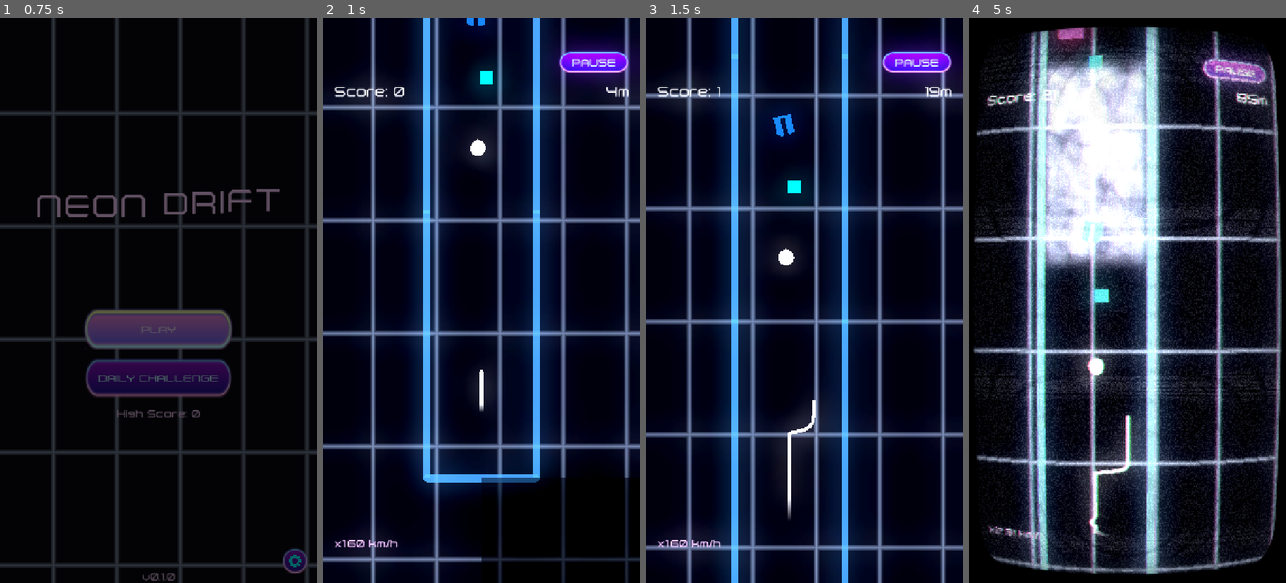
Above: before the commit, frames 1-4 (left to right).
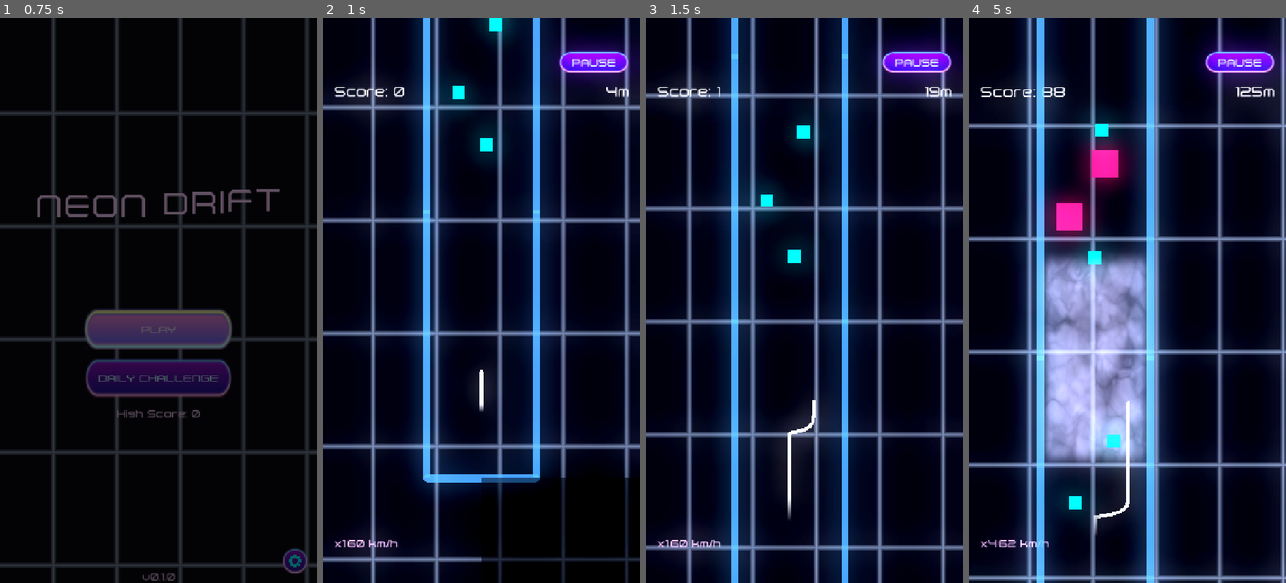
Above: after the commit, the same moments.

Repository: topher235/neon-drifter
Game: Godot game, scene res://scenes/main/main.tscn
Two runs of this game, one before a commit and one after it. Both use one fixed random seed, a clock stepped at 60 frames per second and the inputs below.
Inputs (mouse positions are in pixels of both pictures, inside the frame that each line leads up to):
- Up to frame 1 (0.75 s): click "PLAY" at 0.5 s
- Up to frame 2 (1 s): no input
- Up to frame 3 (1.5 s): tap Enter (ui_accept) at 1.25 s; move the mouse to (874, 272) at 1.27 s; press the mouse at (874, 272) at 1.28 s
- Up to frame 4 (5 s): tap Enter (ui_accept) at 1.52, 2.27, 3.77, 4.52 s; move the mouse to (1064, 328) at 2.02 s; release the mouse at (1064, 328) at 2.03 s; click (1064, 328) at 2.1 s; move the mouse to (1159, 176) at 2.77 s; press the mouse at (1159, 176) at 2.78 s; move the mouse to (1111, 413) at 3.52 s; release the mouse at (1111, 413) at 3.53 s; click (1111, 413) at 3.6 s; move the mouse to (1222, 385) at 4.27 s; press the mouse at (1222, 385) at 4.28 s

Frame 1 is identical in both runs. In frame 2, 1.1% of the frame differs, in the area x 38-61%, y 0-26%; in frame 3, 1.2%; in frame 4, 56%, in the area x 0-100%, y 0-100%.

Commit message:
Address critical issues in procedural generation

Diff:
--- a/scripts/generation/segment_library.gd
+++ b/scripts/generation/segment_library.gd
@@ -51,9 +51,9 @@
 
     # Just collectibles, no obstacles
     seg.collectibles = [
-        {"type": "orb", "position": Vector2(0, 300), "value": 10},
-        {"type": "magnet", "position": Vector2(0, 450), "duration": 5.0},
-        {"type": "stopwatch", "position": Vector2(0, 150), "duration": 5.0, "slow_factor": 0.5}
+        {"type": "orb", "position": Vector2(0, 150), "value": 10},
+        {"type": "orb", "position": Vector2(-40, 300), "value": 10},
+        {"type": "orb", "position": Vector2(40, 450), "value": 10}
     ] as Array[Dictionary]
 
     return seg
@@ -258,7 +258,7 @@
     seg.collectibles = [
         {"type": "orb", "position": Vector2(-50, 350), "value": 15},
         {"type": "orb", "position": Vector2(50, 650), "value": 15},
-        {"type": "speed_boost", "position": Vector2(0, 850), "value": 0}
+        {"type": "orb", "position": Vector2(0, 850), "value": 20}  # Bonus orb instead
     ] as Array[Dictionary]
 
     return seg
@@ -307,7 +307,7 @@
     ] as Array[Dictionary]
 
     seg.collectibles = [
-        {"type": "speed_boost", "position": Vector2(0, 150), "value": 0},
+        {"type": "orb", "position": Vector2(0, 150), "value": 20},  # Bonus orb instead of speed_boost
         {"type": "stopwatch", "position": Vector2(60, 400), "duration": 6.0, "slow_factor": 0.4}
     ] as Array[Dictionary]
 
--- a/scripts/generation/tunnel_generator.gd
+++ b/scripts/generation/tunnel_generator.gd
@@ -9,7 +9,7 @@
 @export var segments_ahead: int = 4
 @export var segments_behind: int = 2  # Keep 2 behind (plus starting segment)
 @export var use_pooling: bool = true
-@export var pool_size: int = 10
+@export var pool_size: int = 15  # Increased from 10 for buffer
 
 # State
 var active_segments: Array[BaseSegment] = []
@@ -26,7 +26,7 @@
 var rng: RandomNumberGenerator
 
 # Segment tracking for rules
-var recent_segment_types: Array[String] = []
+var recent_segments: Array[SegmentData] = []  # Store full data instead of just types
 var segments_since_straight: int = 0
 var segments_since_fork: int = 0
 
@@ -43,7 +43,7 @@
     segments_generated = 0
     current_difficulty = 0.0
     last_segment_y = 0.0
-    recent_segment_types.clear()
+    recent_segments.clear()
     segments_since_straight = 0
     segments_since_fork = 0
 
@@ -205,9 +205,9 @@
     segments_generated += 1
 
     # Track for generation rules
-    recent_segment_types.append(chosen_data.segment_type)
-    if recent_segment_types.size() > 5:
-        recent_segment_types.pop_front()
+    recent_segments.append(chosen_data)
+    if recent_segments.size() > 5:
+        recent_segments.pop_front()
 
     if abs(chosen_data.curvature) < 5.0:
         segments_since_straight = 0
@@ -234,14 +234,13 @@
     # Rule 1: No more than 2 sharp turns in a row
     if abs(seg_data.curvature) > 45:
         var sharp_count = 0
-        for i in range(max(0, recent_segment_types.size() - 2), recent_segment_types.size()):
-            # We'd need to store curvature info, simplified for now
-            if recent_segment_types[i] == "curve":
+        # Check last 2 segments for sharp turns
+        for recent in recent_segments:
+            if abs(recent.curvature) > 45:
                 sharp_count += 1
 
         if sharp_count >= 2:
-            push_warning("No more than 2 sharp turns in a row")
-            return false
+            return false  # Already have 2 sharp turns, don't add another
 
     # Rule 2: Must have straight segment every 5-6 segments
     if segments_since_straight >= 5:
@@ -283,9 +282,15 @@
         # Weight decreases with distance from ideal difficulty
         var weight = 1.0 / (1.0 + diff_distance * 0.5)
 
-        # Boost weight for variety (penalize recently used types)
-        if not seg.segment_type in recent_segment_types:
-            weight *= 1.5
+        # Boost weight for variety (check segment_id for true variety)
+        var was_used_recently = false
+        for recent in recent_segments:
+            if recent.segment_id == seg.segment_id:
+                was_used_recently = true
+                break
+
+        if not was_used_recently:
+            weight *= 2.0  # Increased bonus for unused segments
 
         weights.append(weight)
         total_weight += weight
@@ -403,13 +408,8 @@
             break  # All remaining segments are still in range
 
 func _update_difficulty() -> void:
-    # Difficulty ramps up over time
-    var time_factor = GameManager.game_time / 60.0  # 0 to ~1 over first minute
-    var speed_factor = (GameManager.current_speed - GameManager.base_speed) / \
-                      (GameManager.max_speed - GameManager.base_speed)
-
-    # Combine factors
-    var base_difficulty = (time_factor * 4.0) + (speed_factor * 6.0)
+    # Use GameManager's difficulty directly for consistency
+    var base_difficulty = GameManager.get_difficulty()
 
     # Add some randomness for variety
     var variation = rng.randf_range(-0.5, 0.5)
